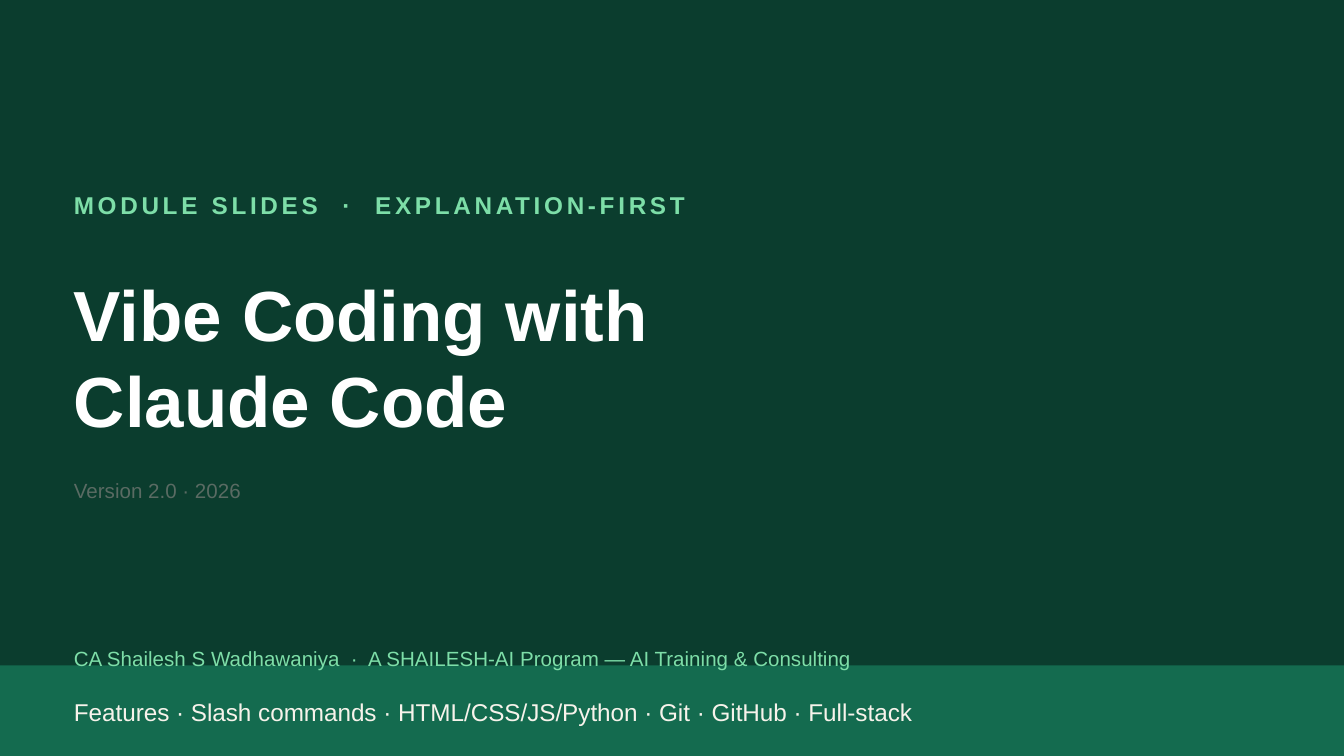
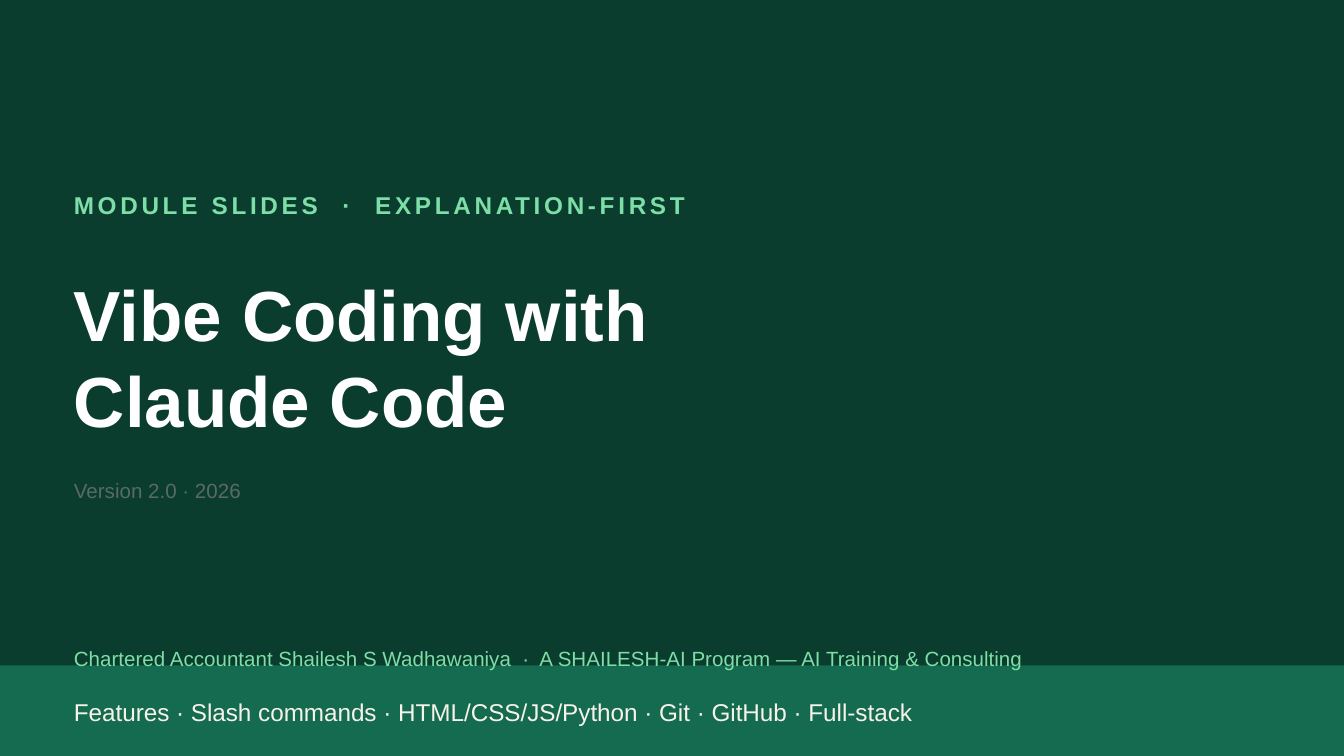
Before and after one commit to Wadhawnaiya/advanced-vibe-coding-course, a slide deck: slide 1 of Vibe_Coding_Module_Slides.pptx. Drawn at 1344x756 pixels with LibreOffice and Linux fonts; fonts in the diff are those of the drawing. Boxes give left, top, right and bottom in pixels: in the first picture for what was removed or moved away, otherwise in the second. Text is boxed around its words. In the diff, an @@ line names an element or a change of style, - is before the commit and + after.

Commit message:
rebrand: International faculty, AI Trainer & Consultant, full CA title, website
- Roles/bio now say "National & International" ICAI Faculty, not just National
- "AI Trainer" -> "AI Trainer & Consultant" in the credentials line
- "CA" abbreviation spelled out as "Chartered Accountant" (name + credentials)
- Dropped the "July 2021" qualification date from the CA credential
- Added shaileshai.qzz.io to contact info (cover line + About/Contact section)

```diff
--- a/Vibe_Coding_Module_Slides.pptx
+++ b/Vibe_Coding_Module_Slides.pptx
@@ text at bbox=[74, 650, 1022, 670]: text changed @@
-CA Shailesh S Wadhawaniya · A SHAILESH-AI Program — AI Training & Consulting
+Chartered Accountant Shailesh S Wadhawaniya · A SHAILESH-AI Program — AI Training & Consulting
```
Also in this commit, not shown: 54 other slides changed, 5 other files.
